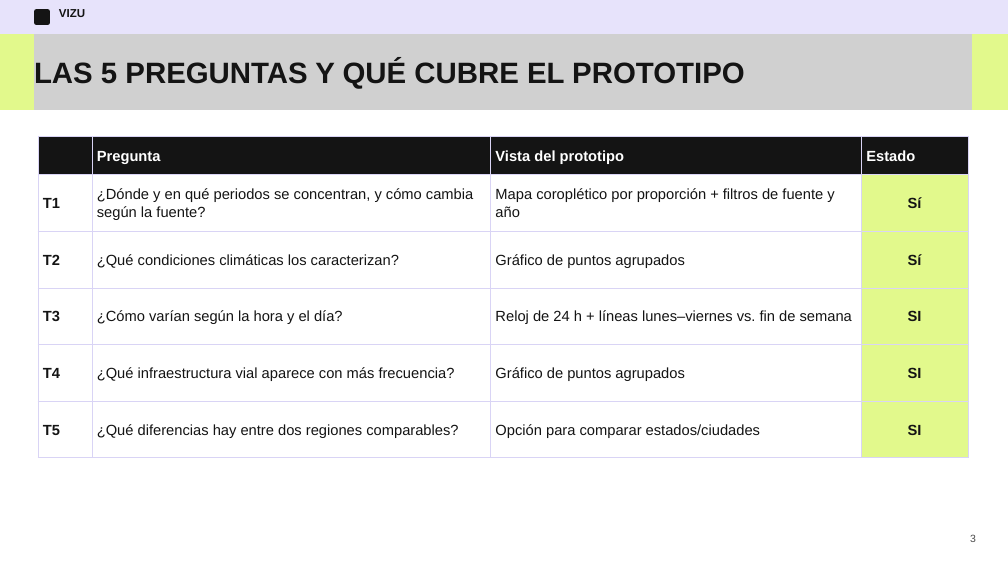
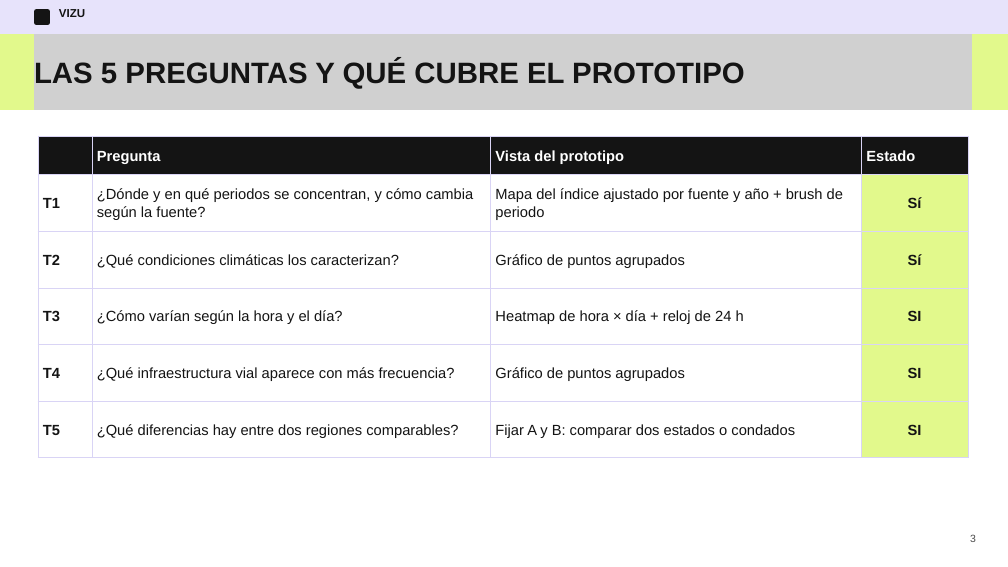
Before and after one commit to Alonso370/Dataset_Visualizacion, a slide deck: slide 3 of deliveries/week12/PresentationWeek12.pptx. Drawn at 1008x567 pixels with LibreOffice and Linux fonts; fonts in the diff are those of the drawing; grey boxes stand for pictures. Boxes give left, top, right and bottom in pixels: in the first picture for what was removed or moved away, otherwise in the second. Text is boxed around its words. In the diff, an @@ line names an element or a change of style, - is before the commit and + after.

Commit message:
Semana 12: presentación alineada con la versión actual de la app

```diff
--- a/deliveries/week12/PresentationWeek12.pptx
+++ b/deliveries/week12/PresentationWeek12.pptx
@@ table at box(38, 136, 968, 458) @@
-row 2, column 3: Mapa coroplético por proporción + filtros de fuente y año
+row 2, column 3: Mapa del índice ajustado por fuente y año + brush de periodo
-row 4, column 3: Reloj de 24 h + líneas lunes–viernes vs. fin de semana
+row 4, column 3: Heatmap de hora × día + reloj de 24 h
-row 6, column 3: Opción para comparar estados/ciudades
+row 6, column 3: Fijar A y B: comparar dos estados o condados
```
Also in this commit, not shown: 3 other slides changed.
